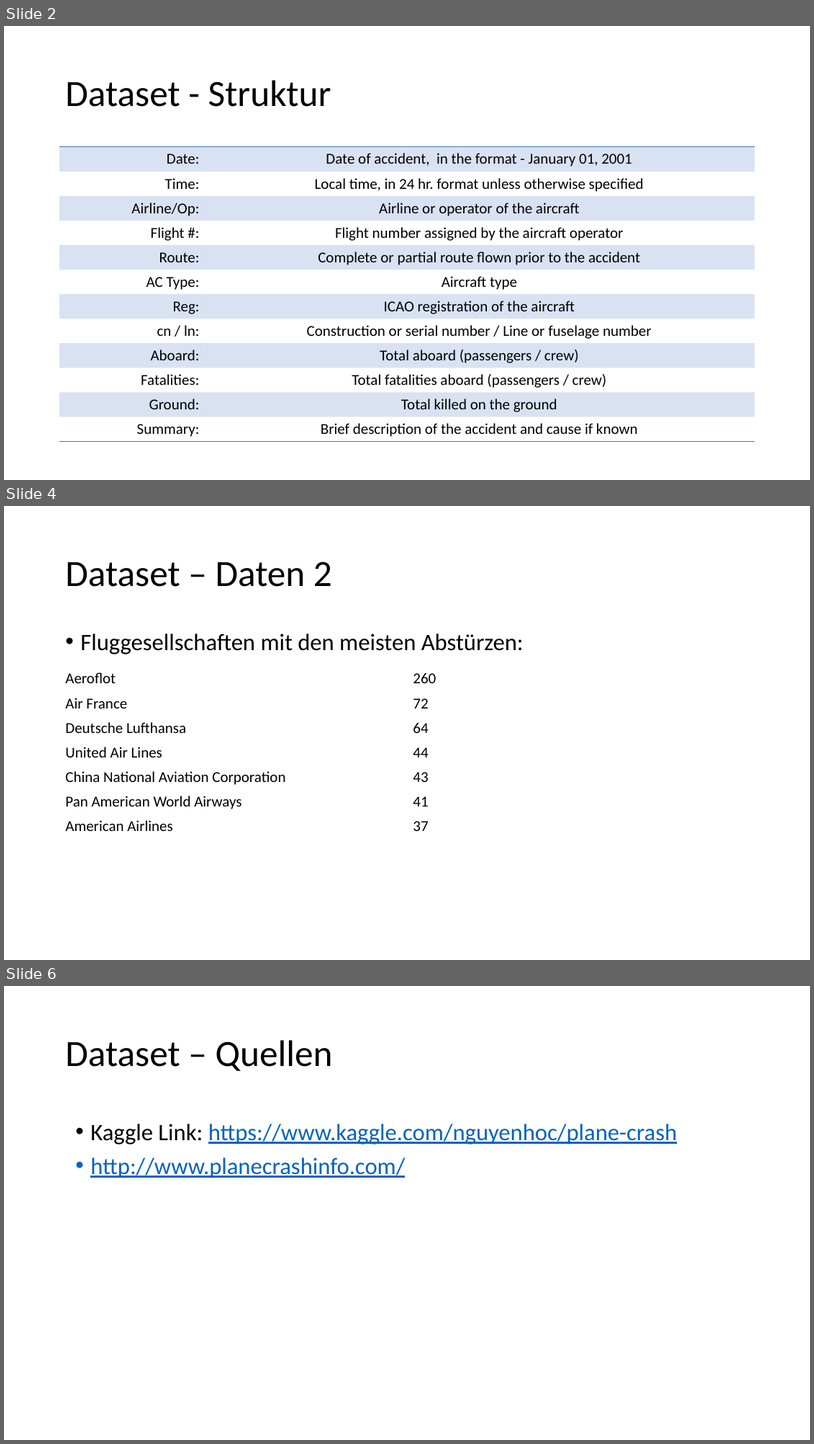
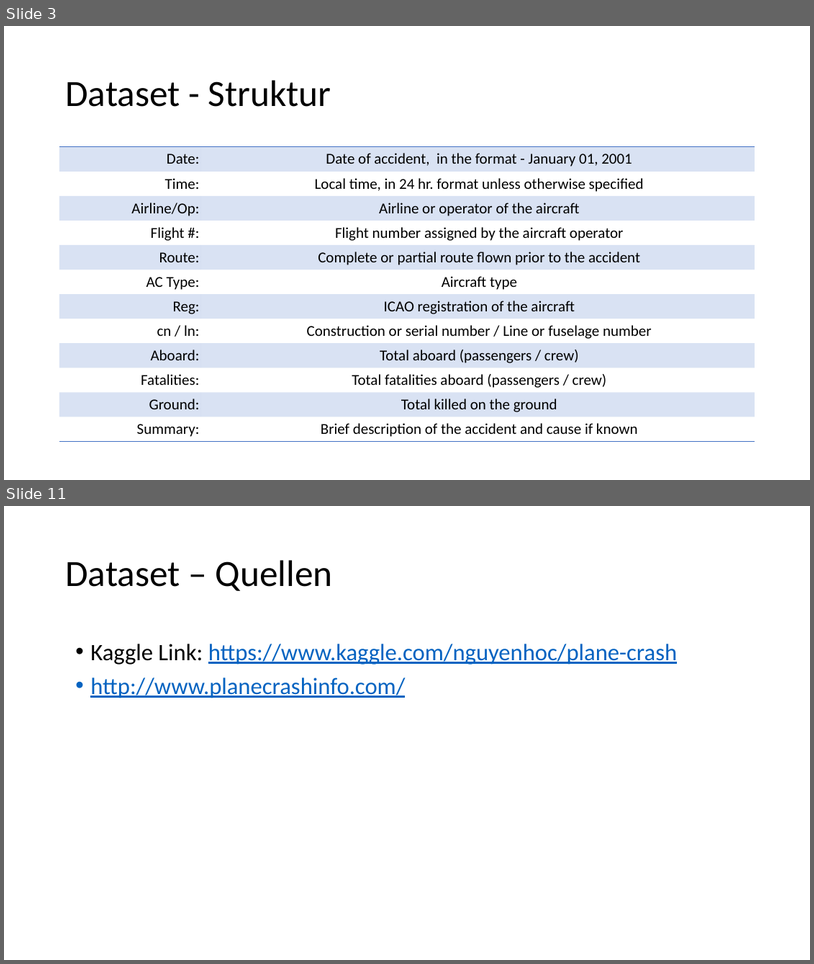
Before and after one commit to nojetlag/CASINFE18_BigData, a slide deck: Historical Plane Crashes/Präsentation/Leistungsnachweis BigData Plane Crashes.pptx. Shown one above the other, each under a label of ours: slides 2, 4 and 6 before the commit, slides 3 and 11 after it; the slides between them are not shown. The pictures are 814x1444 and 814x964 pixels, drawn with LibreOffice and Linux fonts; fonts in the diff are those of the drawing. Boxes give left, top, right and bottom in pixels: in the first picture for what was removed or moved away, otherwise in the second. Text is boxed around its words. In the diff, an @@ line names an element or a change of style, - is before the commit and + after.

```diff
--- a/Historical Plane Crashes/Präsentation/Leistungsnachweis BigData Plane Crashes.pptx
+++ b/Historical Plane Crashes/Präsentation/Leistungsnachweis BigData Plane Crashes.pptx
@@ slide 4 removed at (4,506,810,960), background #FFFFFF @@
@@ title removed at (65,561,332,587) @@
-Dataset – Daten 2
@@ text removed at (80,633,524,654) @@
-• Fluggesellschaften mit den meisten Abstürzen:
@@ table removed at (59,667,756,836), 7 rows, 2 columns @@
-Aeroflot | 260
-Air France | 72
-Deutsche Lufthansa | 64
-United Air Lines | 44
-China National Aviation Corporation | 43
-Pan American World Airways | 41
-American Airlines | 37
@@ what was slide 2 is now slide 3 @@
@@ what was slide 6 is now slide 11 @@
```
Also in this commit, not shown: 1 slide changed, 7 slides added, 1 other slide removed, 1 other file.
